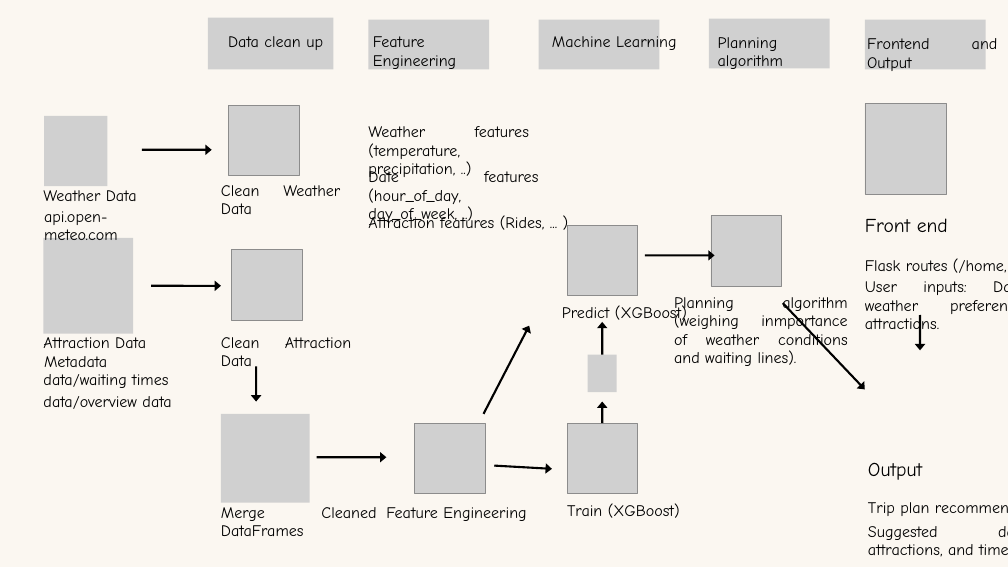
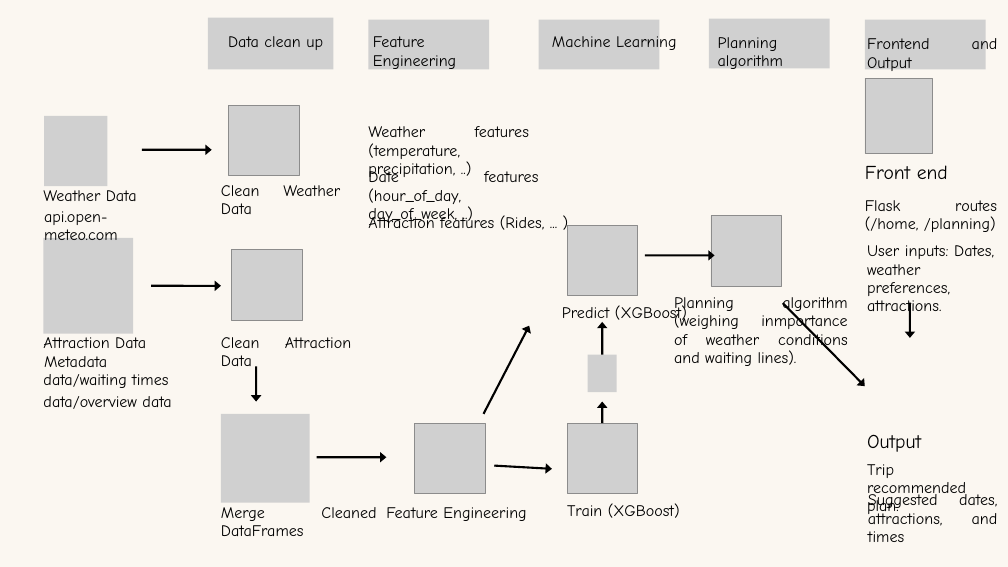
Before and after one commit to droop706/Disneyworld, a slide deck: slide 7 of Data Science - Disney World assignment.pptx. Drawn at 1008x567 pixels with LibreOffice and Linux fonts; fonts in the diff are those of the drawing; grey boxes stand for pictures. Boxes give left, top, right and bottom in pixels: in the first picture for what was removed or moved away, otherwise in the second. Text is boxed around its words. In the diff, an @@ line names an element or a change of style, - is before the commit and + after.

Commit message:
Update Disney World assignment presentation

```diff
--- a/Data Science - Disney World assignment.pptx
+++ b/Data Science - Disney World assignment.pptx
@@ picture: place and size @@
-picture at [865,103,947,194]
+picture at [865,78,933,154]
@@ text "Front end": place and size @@
-text "Front end" at [865,218,948,232]
+text "Front end" at [865,165,948,179]
@@ text "Flask routes (/home, /planning)" rewrapped from [865,258,1007,273] to [865,200,997,232] @@
@@ text "User inputs: Dates, weather preferences, ..." rewrapped from [865,281,967,336] to [867,245,994,318] @@
@@ arrow moved from (783, 303) - (865, 390) to (783, 303) - (865, 386) @@
@@ arrow moved from (920, 315) - (920, 350) to (910, 302) - (910, 338) @@
@@ text "Output": place and size @@
-text "Output" at [868,458,1008,480]
+text "Output" at [867,430,1008,453]
@@ text at [867,464,966,518]: text changed @@
-Trip plan recommendations.
+Trip recommended plan.
@@ text "Suggested dates, attractions, and times" rewrapped from [868,526,974,557] to [868,492,998,542] @@
```
